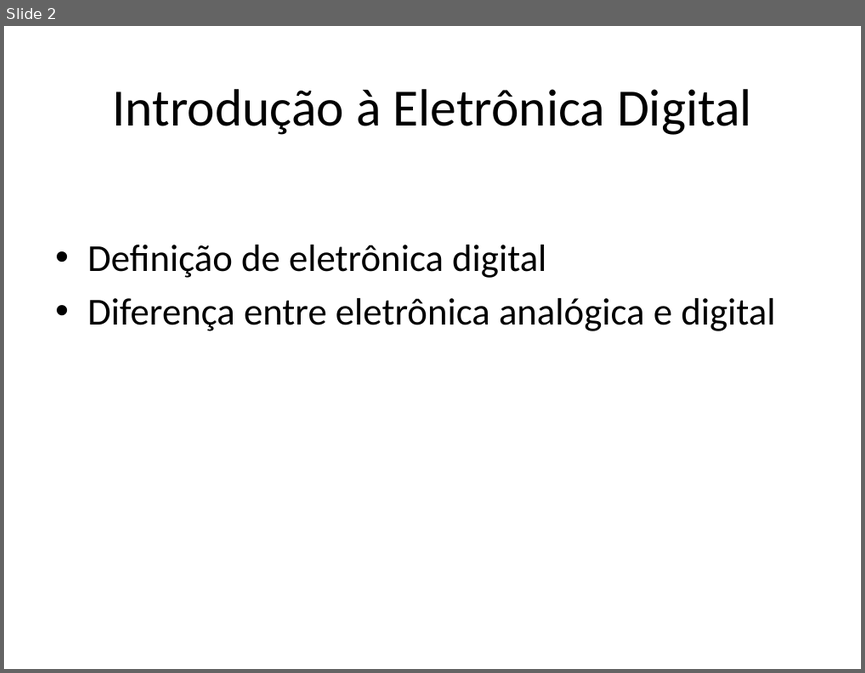
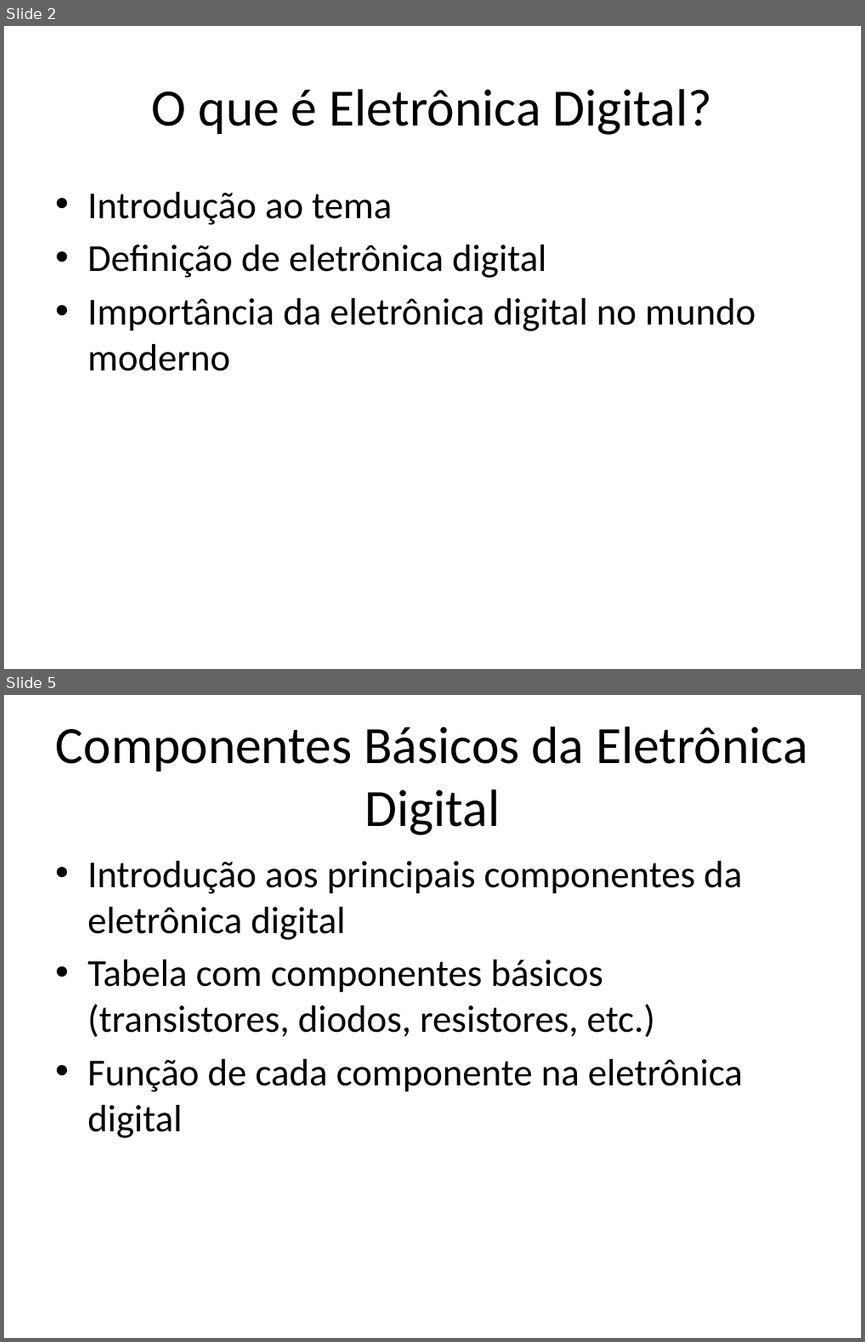
Before and after one commit to lcdlemos/EstagioNutes, a slide deck: IA/auto_apresentacao_IA.pptx. Shown one above the other, each under a label of ours: slide 2 before the commit, slides 2 and 5 after it; the slides between them are not shown. The pictures are 865x673 and 865x1342 pixels, drawn with LibreOffice and Linux fonts; fonts in the diff are those of the drawing. Boxes give left, top, right and bottom in pixels: in the first picture for what was removed or moved away, otherwise in the second. Text is boxed around its words. In the diff, an @@ line names an element or a change of style, - is before the commit and + after.

```diff
--- a/IA/auto_apresentacao_IA.pptx
+++ b/IA/auto_apresentacao_IA.pptx
@@ slide 5 added at [4,695,861,1338], background #FFFFFF @@
@@ title added at [56,726,808,835], 44 pt, text #000000 @@
+Componentes Básicos da Eletrônica Digital
@@ text added at [87,861,743,1138], 32 pt, text #000000 @@
+• Introdução aos principais componentes da eletrônica digital
+• Tabela com componentes básicos (transistores, diodos, resistores, etc.)
+• Função de cada componente na eletrônica digital
@@ slide 2 changed as well @@
@@ title at [152,89,712,135]: text changed @@
-Introdução à Eletrônica Digital
+O que é Eletrônica Digital?
@@ text at [87,192,392,225]: paragraph added @@
+• Introdução ao tema
@@ text at [87,298,755,371]: text changed @@
-• Diferença entre eletrônica analógica e digital
+• Importância da eletrônica digital no mundo moderno
```
Also in this commit, not shown: 4 other slides changed, 4 other slides added, 5 slides removed, 14 other files.
